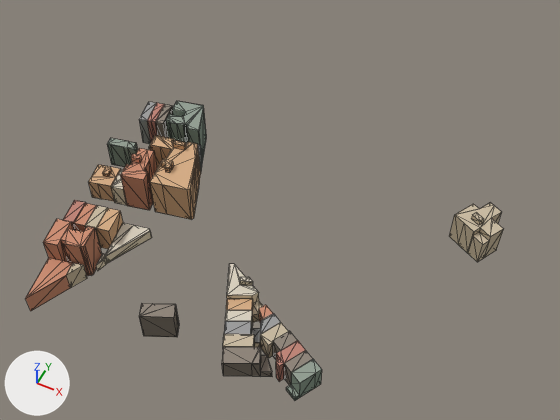
The glTF model public/models/washington-city/tile--2_-4.glb as it was, and as the next commit left it.
Both versions are drawn from a 50 mm camera at (-180.0, 432.0, 291.0) aimed at (-292.0, 657.0, 11.0). The axes (+X, +Y, +Z) are drawn at lower left. The lights are the same throughout. The older version comes first. Mesh edges are drawn as thin lines. Where no turn or scale is listed for an object, it has been applied to the vertices. Vertices at exactly the same position are counted once.

Objects in the first picture: 'roof', 'wall'.
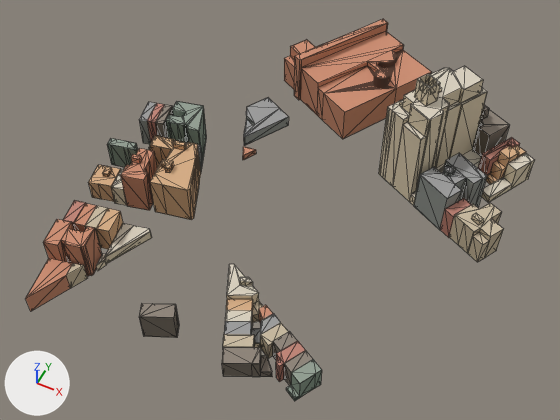
Where the newer file only moved an object's origin or applied its transform, the numbers keep the older frame.

The change, as a diff of the scene's bpy script:
```diff
--- a/public/models/washington-city/tile--2_-4.glb.py
+++ b/public/models/washington-city/tile--2_-4.glb.py
@@ me_mesh_1 @@
 # used by ob_wall; location = (-291.9, 630.9, 11.8)
-me_mesh_1.from_pydata(...)  # 686 vertices, 692 faces; spans x -100.0..100.0, y -70.0..70.0, z -13.0..13.0
+me_mesh_1.from_pydata(...)  # 1333 vertices, 1348 faces; spans x -100.0..101.0, y -70.0..173.0, z -13.0..52.0
+# me_mesh_1 part 1: 11 vertices removed from x -87.0..-54.0, y 37.0..61.0, z -12.0..-11.0; 659 vertices added at x -87.0..101.0, y 37.0..173.0, z -13.0..52.0
+# me_mesh_1 part 2: 2 vertices removed from x -83.0..-76.0, y -47.0..-45.0, z -12.0; 2 vertices added at x -83.0..-76.0, y -47.0..-45.0, z -13.0
+# other edits to the shape of me_mesh_1 do not show in these pictures
 me_mesh_1.materials.append(mat_city_ground)
@@ me_mesh_2 @@
 # used by ob_roof; location = (-291.9, 630.9, 13.9)
-me_mesh_2.from_pydata(...)  # 388 vertices, 284 faces; spans x -100.0..100.0, y -70.0..70.0, z -11.0..11.0
+me_mesh_2.from_pydata(...)  # 896 vertices, 719 faces; spans x -100.0..101.0, y -70.0..173.0, z -11.0..50.0
+# me_mesh_2 part 3: the loose piece of 4 vertices spanning x 85.0..90.0, y 54.0..58.0, z 6.0 is copied, and the copy is moved by (-3.0, 44.0, -16.0); it spans x 81.0..88.0, y 97.0..103.0, z -10.0
+# me_mesh_2 part 4: the loose piece of 4 vertices spanning x 85.0..90.0, y 54.0..58.0, z 6.0 is copied, and the copy is moved by (-1.0, 47.0, -9.0); it spans x 83.0..90.0, y 100.0..105.0, z -2.0
+# me_mesh_2 part 5: the loose piece of 4 vertices spanning x 31.0..40.0, y -45.0..-35.0, z -1.0 is copied, and the copy is moved by (54.0, 147.0, 6.0); it spans x 84.0..93.0, y 102.0..112.0, z 4.0
+# me_mesh_2 part 6: the loose piece of 14 vertices spanning x 77.0..100.0, y 49.0..70.0, z 4.0 is rebuilt with 14 vertices and now spans x 77.0..100.0, y 49.0..70.0, z 3.0
+# me_mesh_2 part 7: 495 vertices added at x -52.0..101.0, y 55.0..173.0, z -9.0..50.0
+# me_mesh_2 part 8: 9 vertices removed from x 5.0..40.0, y -45.0..-26.0, z -4.0..-1.0; 6 vertices added at x 17.0..40.0, y -45.0..-26.0, z -4.0..-2.0
+# other edits to the shape of me_mesh_2 do not show in these pictures
 me_mesh_2.materials.append(mat_city_ground)
```

Pixel boxes (x1, y1, x2, y2) of what changed, in the pictures (560 x 420 px; the box of a moved part takes in the faces that stretch with it):
'wall', reshaped (6% wider, 26% taller): before (25, 101, 503, 400); after (26, 23, 534, 401)
'roof', reshaped (6% wider, 28% taller): before (26, 101, 504, 398); after (26, 19, 534, 398)
part 1 of me_mesh_1, built on (mostly hidden before): before (151, 121, 202, 171); after (155, 23, 534, 238)
part 2 of me_mesh_1, moved or reshaped (not visible before): after (43, 240, 68, 262)
part 3 of me_mesh_2, added: after (487, 174, 498, 182)
part 4 of me_mesh_2, added: after (493, 161, 506, 170)
part 5 of me_mesh_2, added: after (500, 146, 518, 158)
part 6 of me_mesh_2, rebuilt: before (455, 202, 504, 237); after (455, 203, 503, 237)
part 7 of me_mesh_2, added: after (243, 19, 534, 217)
part 8 of me_mesh_2, moved or reshaped: before (226, 299, 305, 363); after (259, 305, 297, 351)
